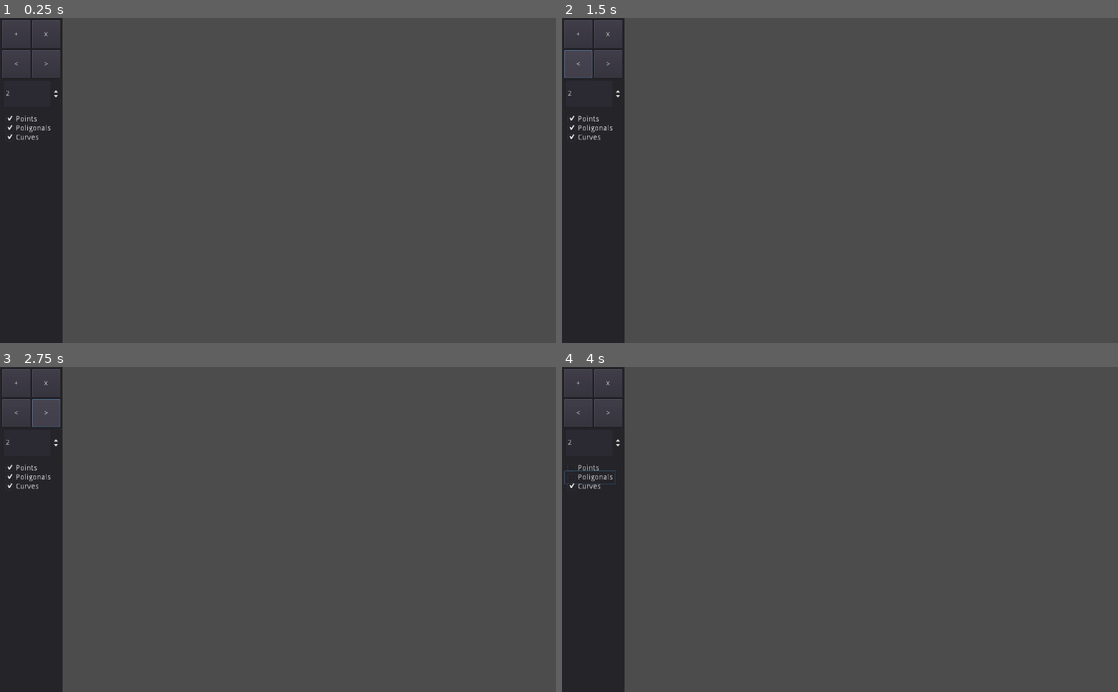
Above: before the commit, frames 1-4 (two rows, left to right).
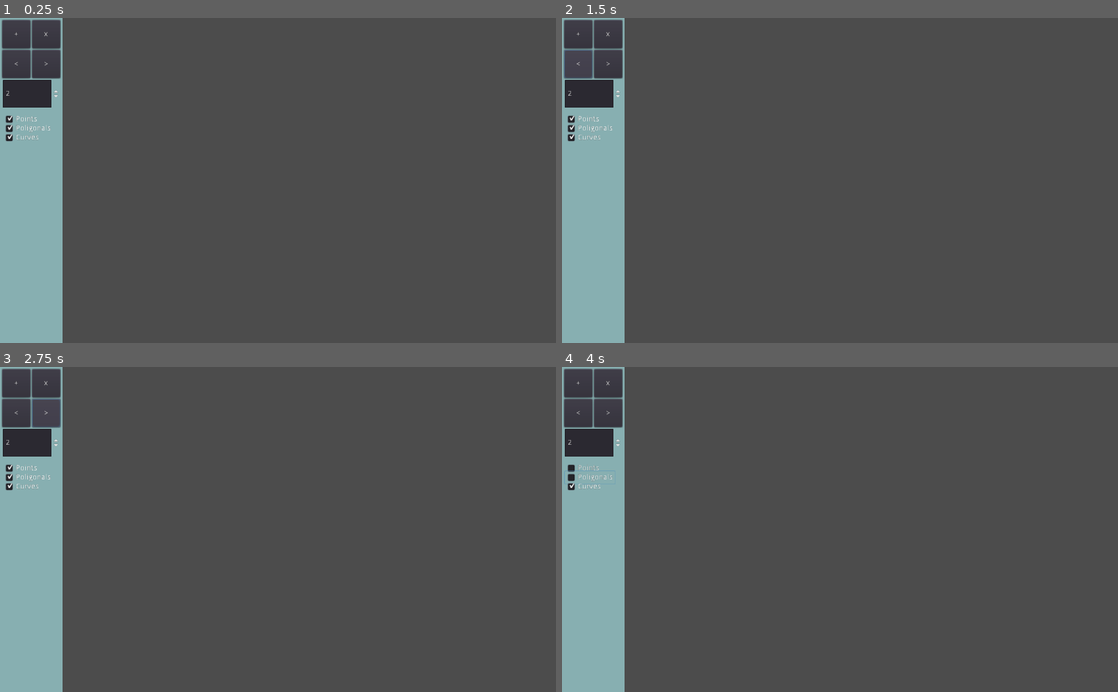
Above: after the commit, the same moments.

Repository: arturlealbs/ProjetoBezierCurves
Game: Godot game, scene res://src/scenes/Main.tscn
Same seed, same stepped clock (60 frames per second), same inputs: the game is played once before the commit and once after it.
Inputs:
- Up to frame 1 (0.25 s): no input
- Up to frame 2 (1.5 s): click "+" at 0.5 s; click "<" at 1.25 s
- Up to frame 3 (2.75 s): click ">" at 2 s
- Up to frame 4 (4 s): click "Points" at 2.75 s; click "Poligonals" at 3.5 s

The runs differ from the first frame. In frame 1, 8.7% of the frame differs, in the area x 0-12%, y 0-100%; in frame 2, 8.7%; in frame 3, 8.7%; in frame 4, 8.7%.

Commit message:
Fix minor bugs

Diff:
--- a/CurvesHandler.gd
+++ b/CurvesHandler.gd
@@ -168,13 +168,13 @@
 
 func drawCurveAsNotSelected(curve: BezierCurve) -> void:
 	if drawLines:
-		curve.drawLinesOf(curve, Color(0.35, 0.35, 0.35, 1), 1, false)
+		drawLinesOf(curve, Color(0.35, 0.35, 0.35, 1), 1, false)
 
 	if drawCurve:
-		curve.drawCurveOf(curve, Color(0.35, 0.35, 0.35, 1), 2, false)
+		drawCurveOf(curve, Color(0.35, 0.35, 0.35, 1), 2, false)
 
 	if drawPoints:
-		curve.drawControlPointsOf(curve, 5, Color(0.35, 0.35, 0.35, 1))
+		drawControlPointsOf(curve, 5, Color(0.35, 0.35, 0.35, 1))
 
 func _draw() -> void:
 	for bezierCurve in bezierCurves:
--- a/project.godot
+++ b/project.godot
@@ -22,6 +22,7 @@
 
 config/name="BezierCurves - PG"
 run/main_scene="res://src/scenes/Main.tscn"
+run/delta_sync_after_draw=true
 config/icon="res://icon.png"
 
 [display]
--- a/src/scenes/Main.tscn
+++ b/src/scenes/Main.tscn
@@ -1,6 +1,9 @@
-[gd_scene load_steps=2 format=2]
+[gd_scene load_steps=3 format=2]
 
 [ext_resource path="res://CurvesHandler.gd" type="Script" id=1]
+
+[sub_resource type="StyleBoxFlat" id=1]
+bg_color = Color( 0.533333, 0.690196, 0.698039, 1 )
 
 [node name="Main" type="HSplitContainer"]
 margin_right = 1024.0
@@ -16,6 +19,7 @@
 [node name="Panel" type="Panel" parent="GUI"]
 margin_right = 115.0
 margin_bottom = 600.0
+custom_styles/panel = SubResource( 1 )
 
 [node name="addButton" type="Button" parent="GUI/Panel"]
 margin_left = 4.0
